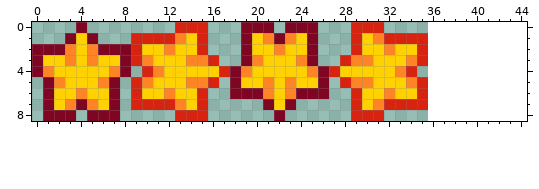
File history of a pixel-art sprite, assets/star.png. The picture above is the old version.
The file is 36x9 pixels. The old version is drawn lined up with the new one, on the new canvas.
After the commit:
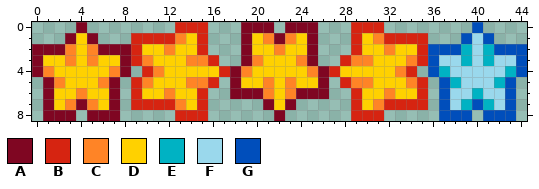
Palette (. is transparent): A #7f0622  B #d62411  C #ff8426  D #ffd100  E #00b2c3  F #9ad8ec  G #004ebb
Change:
canvas 36x9 -> 45x9
Colour E is added in rows 2 to 3 at x 39 and 41; in row 4 at x 37 and 43; in row 5 at x 38 and 42; in row 6 at x 40; in row 7 at x 39 and 41.
Colour F is added in rows 1 to 2 at x 40; in row 3 at x 37 to 38, 40 and 42 to 43; in row 4 at x 38 to 42; in row 5 at x 39 to 41; in row 6 at x 38 to 39 and 41 to 42; in row 7 at x 38 and 42.
Colour G is added in row 0 at x 40; in row 1 at x 39 and 41; in row 2 at x 36 to 38 and 42 to 44; in rows 3 to 4 at x 36 and 44; in rows 5 to 6 at x 37 and 43; in row 7 at x 37, 40 and 43.
Colour G is added in row 8 at x 37 to 39 and 41 to 43.
Where, in picture pixels (left, top, right, bottom), the same in both pictures:
added: (428, 22, 527, 121)
